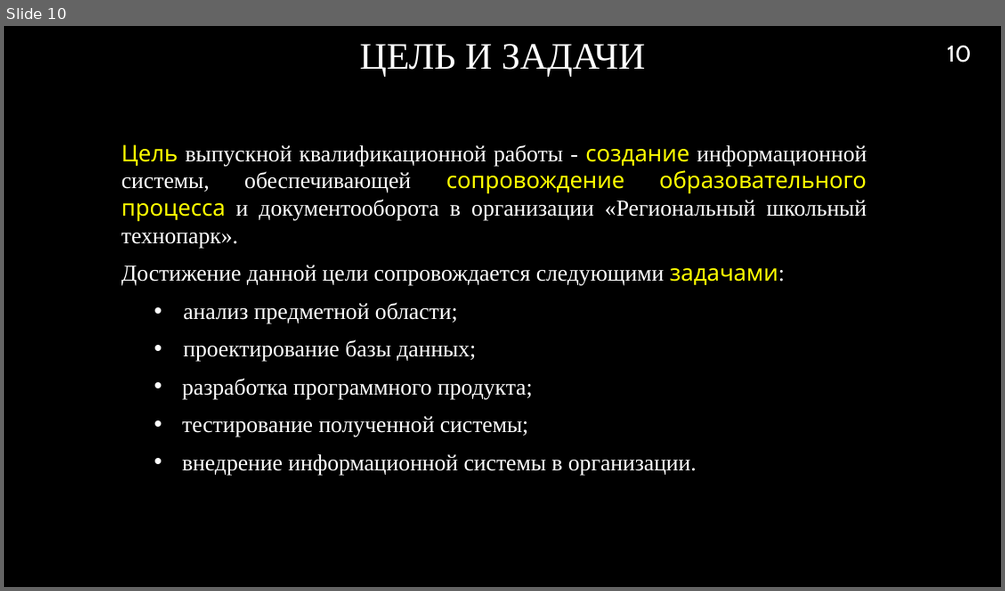
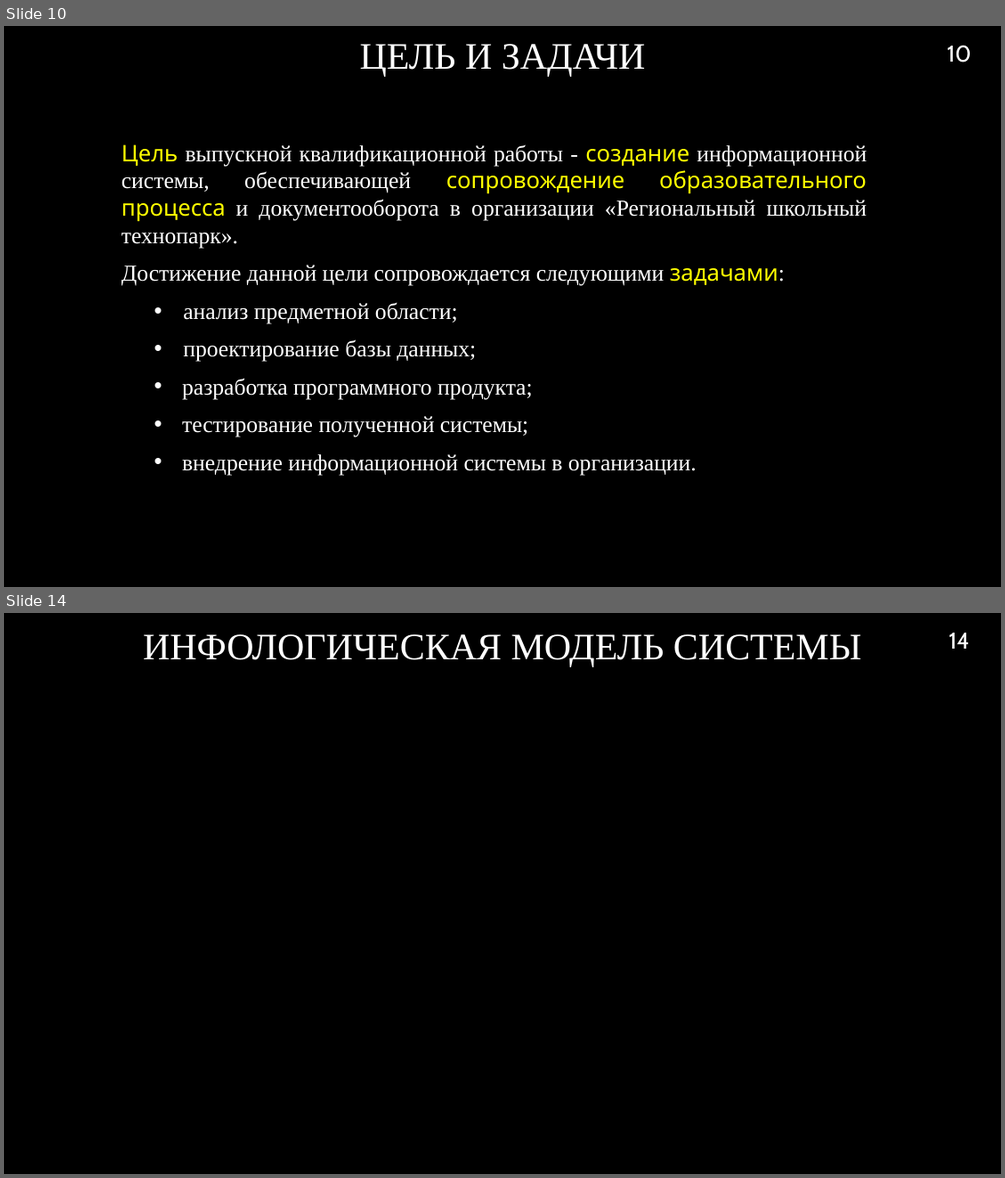
Before and after one commit to RAdKuzur/ASTU, a slide deck: Дипломная работа/Презентация.pptx. Shown one above the other, each under a label of ours: slide 10 before the commit, slides 10 and 14 after it; the slides between them are not shown. The pictures are 1005x591 and 1005x1178 pixels, drawn with LibreOffice and Linux fonts; fonts in the diff are those of the drawing; background and template pictures are left out. Boxes give left, top, right and bottom in pixels: in the first picture for what was removed or moved away, otherwise in the second. Text is boxed around its words. In the diff, an @@ line names an element or a change of style, - is before the commit and + after.

```diff
--- a/Дипломная работа/Презентация.pptx
+++ b/Дипломная работа/Презентация.pptx
@@ slide 14 added at (4, 613, 1001, 1174), background picture (left out) @@
@@ title added at (143, 634, 861, 666), 36 pt, text #FFFFFF @@
+ИНФОЛОГИЧЕСКАЯ МОДЕЛЬ СИСТЕМЫ
@@ page number added at (948, 633, 969, 649), 22 pt, text #FFFFFF @@
+14
```
Also in this commit, not shown: 4 slides changed, 6 other slides added, 3 slides removed, 1 other file.
